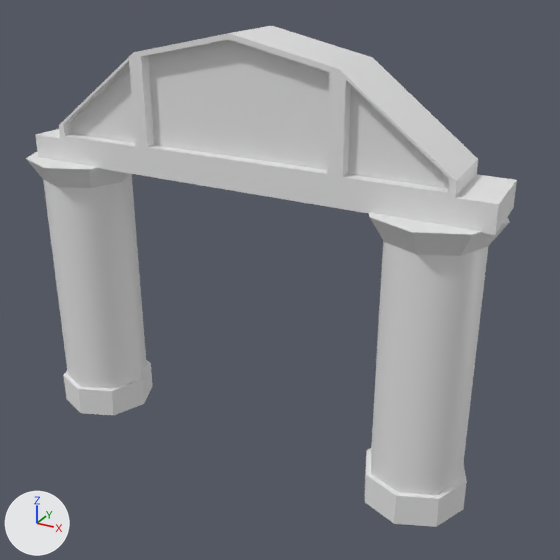
A saved change to the FBX model StaticDerbyGit/Assets/ModelImports/Tunnel Gate_LOW.fbx.
Camera for both pictures: a 50 mm lens placed at (9.25, -15.05, 7.27), pointed at (0.71, 0.47, -0.49). Every picture has the same lights, and +X, +Y and +Z are marked at lower left. Materials are left out; every surface is plain grey. Where no turn or scale is listed for an object, it has been applied to the vertices.

Names of what the first picture shows: 'mai vom_LOW', 'pole 1_LOW', 'pole 2_LOW'.
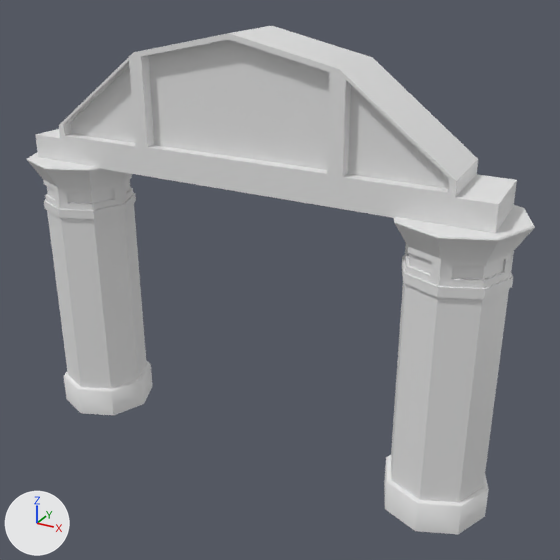
Boxes (x1, y1, x2, y2) around the edits, measured in the pictures (560 x 560 px; the box of a moved part takes in the faces that stretch with it):
'pole 2_LOW', reshaped, moved
    before: (365, 212, 510, 527)
    after: (384, 205, 535, 534)
'pole 1_LOW', reshaped
    before: (26, 152, 152, 415)
    after: (27, 152, 152, 415)
part 1 of me_mesh_001, moved or reshaped
    before: (63, 360, 152, 415)
    after: (64, 361, 152, 415)
part 2 of me_mesh_001, built on
    before: (26, 152, 134, 218)
    after: (27, 152, 136, 219)
part 3 of me_mesh_002, moved or reshaped
    before: (365, 448, 467, 527)
    after: (384, 455, 489, 534)
part 4 of me_mesh_002, built on
    before: (369, 212, 510, 293)
    after: (394, 205, 535, 299)

What changed in the scene script:
```text
Change me_mesh_001:
    used by ob_pole_1_low; location = (-5.13, 0.32, -5.31)
    remove me_mesh_001.from_pydata(...)  # 50 vertices, 48 faces; spans x -1.54..1.54, y -1.54..1.54, z -0.12..7.31
    add me_mesh_001.from_pydata(...)  # 138 vertices, 136 faces; spans x -1.52..1.52, y -1.52..1.52, z -0.12..7.31
    me_mesh_001 part 1
    8 vertices are removed from x -1.29..1.29, y -1.29..1.29, z 0.71
    16 faces are deleted
    8 vertices are added at x -1.26..1.26, y -1.26..1.26, z 0.71
    8 new vertices lie (0.0, 0.0, 0.8) away from vertices in x -1.29..1.29, y -1.29..1.29, z -0.12
    24 new faces join them
    me_mesh_001 part 2
    9 vertices are removed from x -1.54..1.54, y -1.54..1.54, z 6.71..7.31
    20 faces are deleted
    60 vertices are added at x -1.52..1.52, y -1.52..1.52, z 5.89..7.31
    10 new vertices lie (0.0, 0.0, 0.31) away from vertices in x -1.02..1.07, y -1.07..1.09, z 6.27..6.29
    8 new vertices lie (0.0, 0.0, 0.23) away from vertices in x -1.22..1.22, y -1.22..1.22, z 5.89
    6 new vertices lie (0.05, 0.05, 0.0) away from vertices in x -0.22..1.01, y -1.08..0.78, z 6.27..6.6
    5 new vertices lie (0.05, -0.05, 0.0) away from vertices in x -1.09..0.78, y -0.78..0.83, z 6.26..6.6
    100 new faces join them
Change me_mesh_002:
    used by ob_pole_2_low; location = (4.59, 0.32, -5.31)
    remove me_mesh_002.from_pydata(...)  # 50 vertices, 48 faces; spans x -1.54..1.54, y -1.54..1.54, z -0.12..7.31
    add me_mesh_002.from_pydata(...)  # 138 vertices, 136 faces; spans x -1.52..1.52, y -1.52..1.52, z -0.12..7.31
    me_mesh_002 part 3
    8 vertices are removed from x -1.29..1.29, y -1.29..1.29, z 0.71
    16 faces are deleted
    8 vertices are added at x -1.26..1.26, y -1.26..1.26, z 0.71
    8 new vertices lie (0.0, 0.0, 0.8) away from vertices in x -1.29..1.29, y -1.29..1.29, z -0.12
    24 new faces join them
    me_mesh_002 part 4
    9 vertices are removed from x -1.54..1.54, y -1.54..1.54, z 6.71..7.31
    20 faces are deleted
    60 vertices are added at x -1.52..1.52, y -1.52..1.52, z 5.89..7.31
    10 new vertices lie (0.0, 0.0, 0.31) away from vertices in x -1.02..1.07, y -1.07..1.09, z 6.27..6.29
    8 new vertices lie (0.0, 0.0, 0.23) away from vertices in x -1.22..1.22, y -1.22..1.22, z 5.89
    6 new vertices lie (0.05, 0.05, 0.0) away from vertices in x -0.22..1.01, y -1.08..0.78, z 6.27..6.6
    5 new vertices lie (0.05, -0.05, 0.0) away from vertices in x -1.09..0.78, y -0.78..0.83, z 6.26..6.6
    100 new faces join them
Change ob_pole_2_low:
    ob_pole_2_low.location: (4.59, 0.32, -5.31) -> (5.12, 0.32, -5.31)
```
